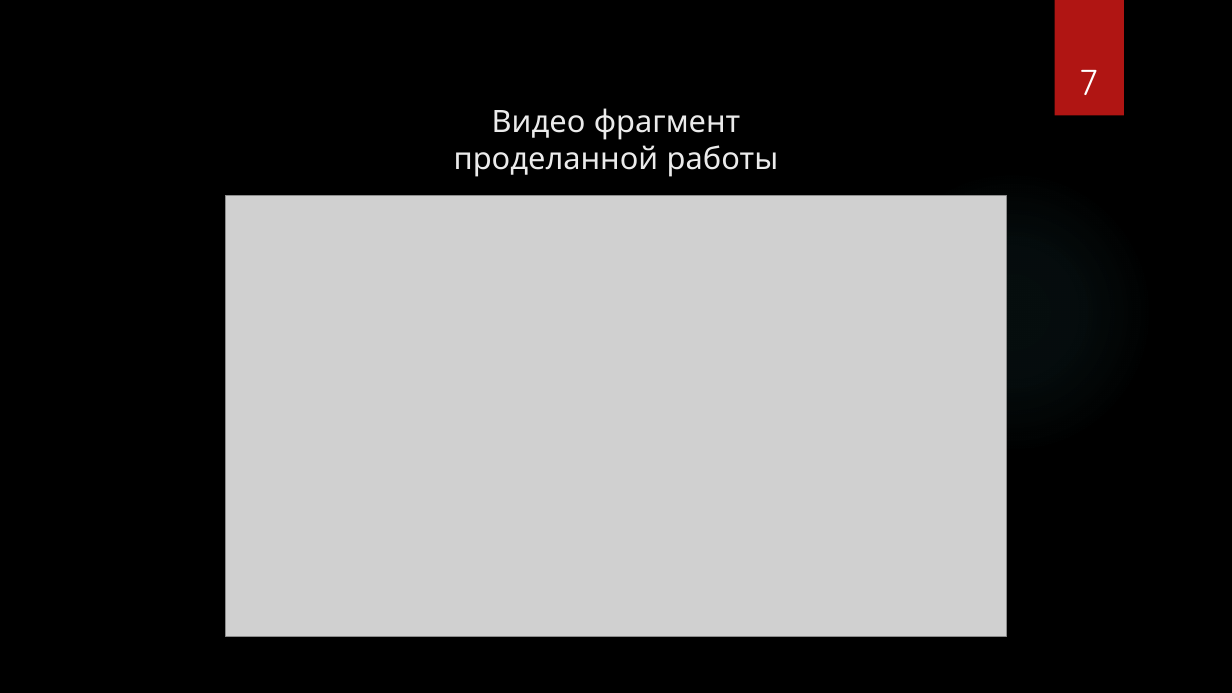
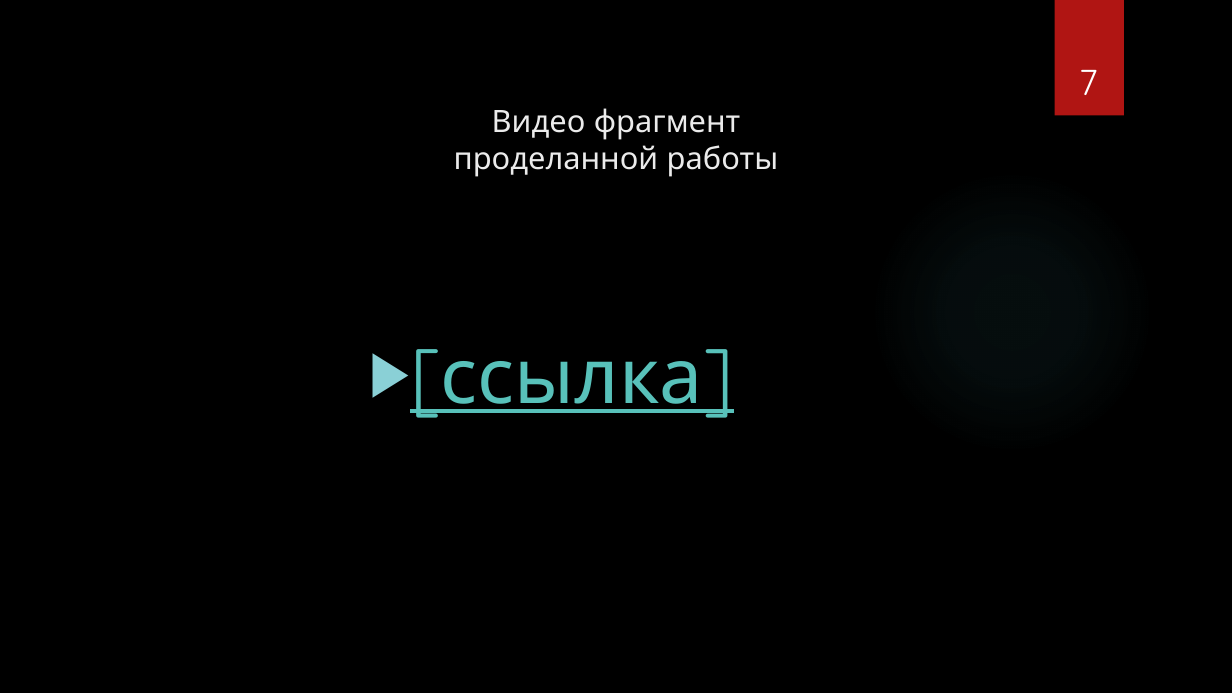
Before and after one commit to ArtemHollow/JustAnotherSchoolProject, a slide deck: slide 7 of Презентация 8.pptx. Drawn at 1232x693 pixels with LibreOffice and Linux fonts; fonts in the diff are those of the drawing; grey boxes stand for pictures; background and template pictures are left out. Boxes give left, top, right and bottom in pixels: in the first picture for what was removed or moved away, otherwise in the second. Text is boxed around its words. In the diff, an @@ line names an element or a change of style, - is before the commit and + after.

```diff
--- a/Презентация 8.pptx
+++ b/Презентация 8.pptx
@@ picture removed at (226, 195, 1006, 636) @@
@@ text added at (441, 361, 703, 413), 60 pt, text #58C1BA, underline @@
+▶ [ссылка]
```
Also in this commit, not shown: 1 other slide changed.
